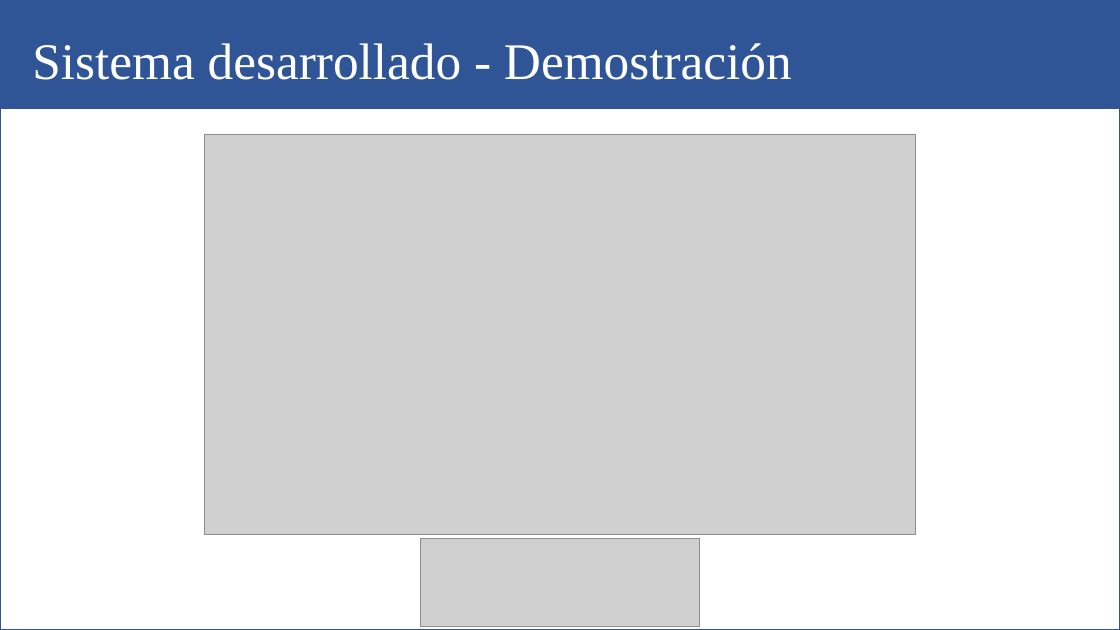
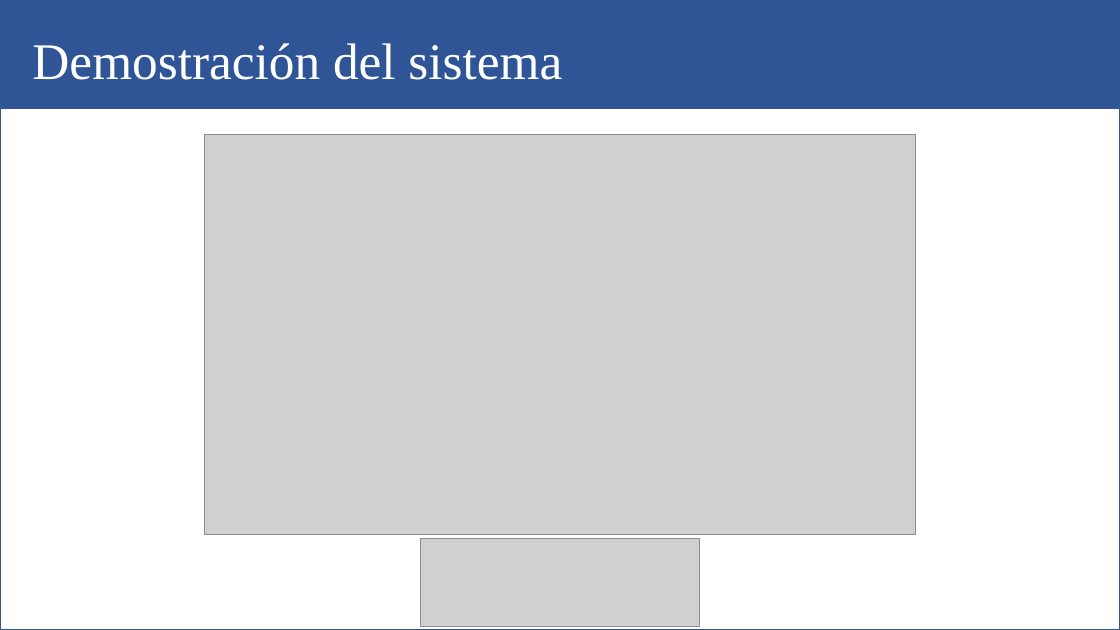
Before and after one commit to EduardoGravan/TFG, a slide deck: slide 41 of Presentación TFG.pptx (slide 33 before the commit). Drawn at 1120x630 pixels with LibreOffice and Linux fonts; fonts in the diff are those of the drawing; grey boxes stand for pictures. Boxes give left, top, right and bottom in pixels: in the first picture for what was removed or moved away, otherwise in the second. Text is boxed around its words. In the diff, an @@ line names an element or a change of style, - is before the commit and + after.

```diff
--- a/Presentación TFG.pptx
+++ b/Presentación TFG.pptx
@@ title at [32,43,562,80]: text changed @@
-Sistema desarrollado - Demostración
+Demostración del sistema
```
Also in this commit, not shown: 1 other slide changed, 5 slides added.
